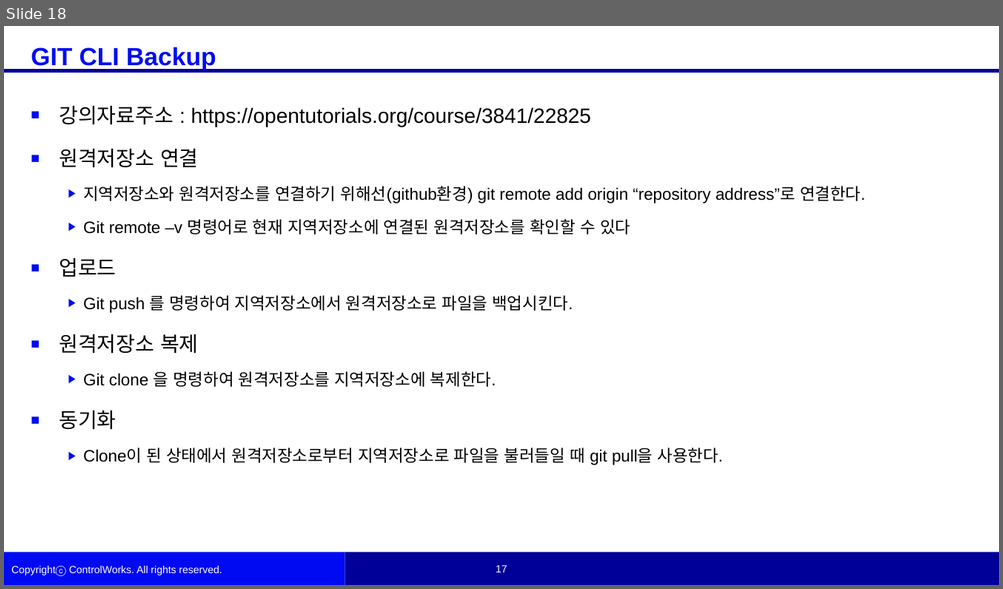
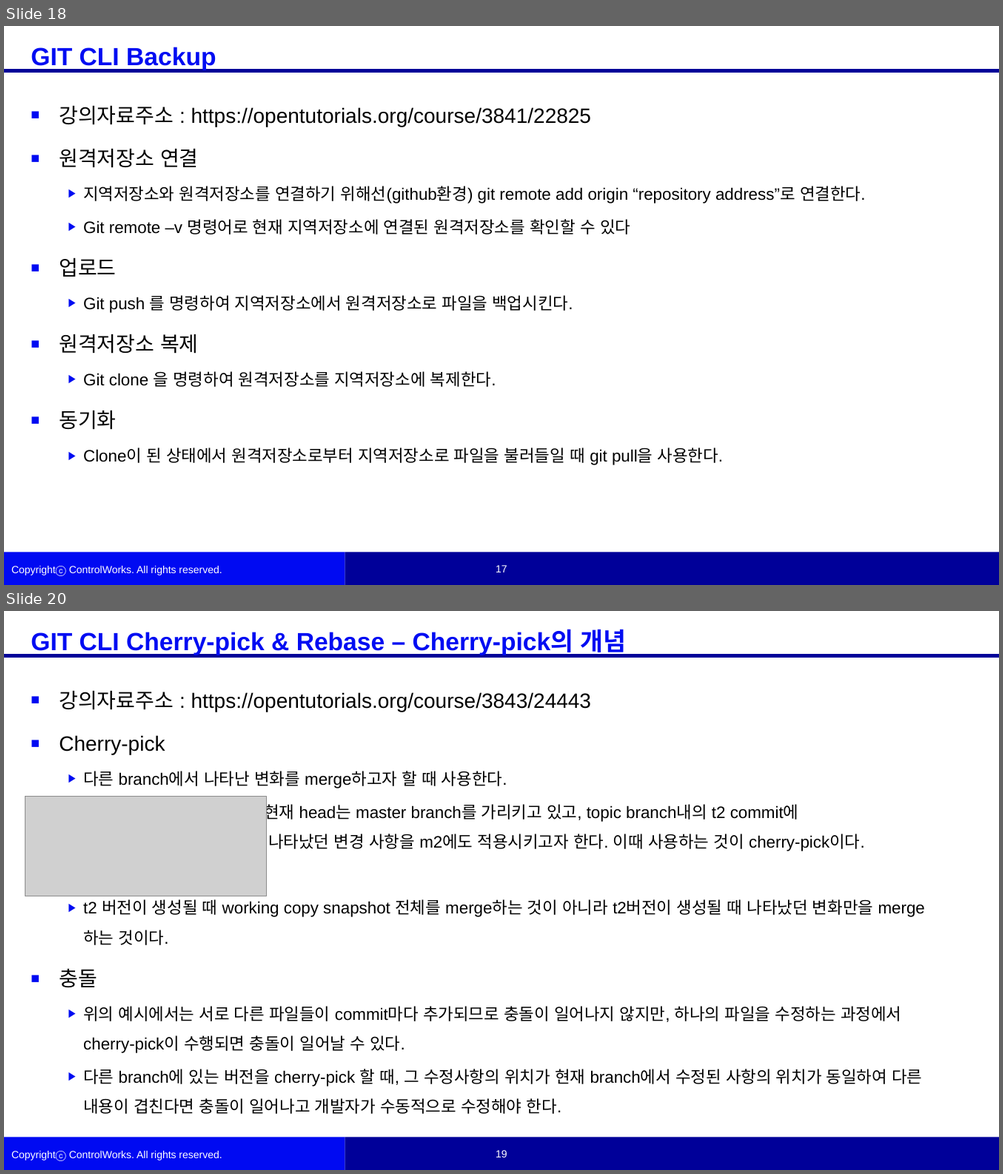
Before and after one commit to woojinKwon/kwj6355, a slide deck: 권우진 학생 자료.pptx. Shown one above the other, each under a label of ours: slide 18 before the commit, slides 18 and 20 after it; the slides between them are not shown. The pictures are 1003x589 and 1003x1174 pixels, drawn with LibreOffice and Linux fonts; fonts in the diff are those of the drawing; grey boxes stand for pictures; background and template pictures are left out. Boxes give left, top, right and bottom in pixels: in the first picture for what was removed or moved away, otherwise in the second. Text is boxed around its words. In the diff, an @@ line names an element or a change of style, - is before the commit and + after.

```diff
--- a/권우진 학생 자료.pptx
+++ b/권우진 학생 자료.pptx
@@ slide 20 added at box(4, 611, 999, 1170), background #FFFFFF; not listed: 6 template elements that a slide beside it also shows @@
@@ text added at box(31, 629, 626, 657), 24 pt, text #000CF2, bold @@
+GIT CLI Cherry-pick & Rebase – Cherry-pick의 개념
@@ text added at box(59, 690, 922, 1114), 16 pt, text #000000 @@
+■ 강의자료주소 : https://opentutorials.org/course/3843/24443
+■ Cherry-pick
+  ▶ 다른 branch에서 나타난 변화를 merge하고자 할 때 사용한다.
+  ▶ 현재 head는 master branch를 가리키고 있고, topic branch내의 t2 commit에
+    나타났던 변경 사항을 m2에도 적용시키고자 한다. 이때 사용하는 것이 cherry-pick이다.
+  ▶ t2 버전이 생성될 때 working copy snapshot 전체를 merge하는 것이 아니라 t2버전이 생성될 때 나타났던 변화만을 merge하는 것이다.
+■ 충돌
+  ▶ 위의 예시에서는 서로 다른 파일들이 commit마다 추가되므로 충돌이 일어나지 않지만, 하나의 파일을 수정하는 과정에서 cherry-pick이 수행되면 충돌이 일어날 수 있다.
+  ▶ 다른 branch에 있는 버전을 cherry-pick 할 때, 그 수정사항의 위치가 현재 branch에서 수정된 사항의 위치가 동일하여 다른 내용이 겹친다면 충돌이 일어나고 개발자가 수동적으로 수정해야 한다.
@@ picture added at box(25, 797, 267, 897) @@
```
Also in this commit, not shown: 4 slides changed, 1 other slide added, 1 other file.
